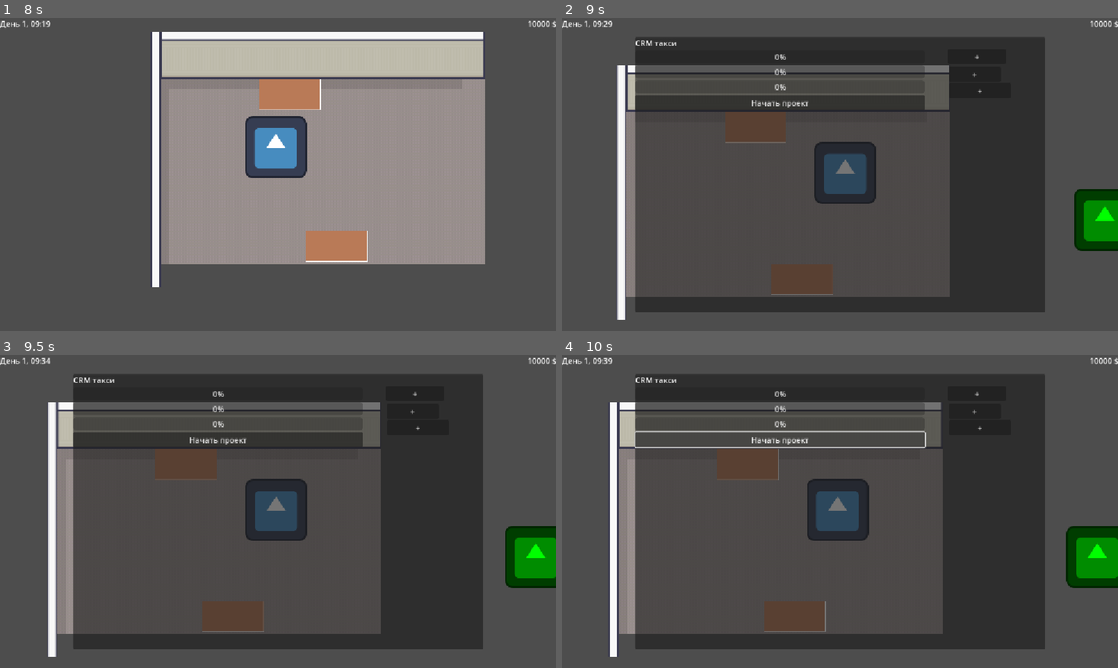
Above: before the commit, frames 1-4 (two rows, left to right).
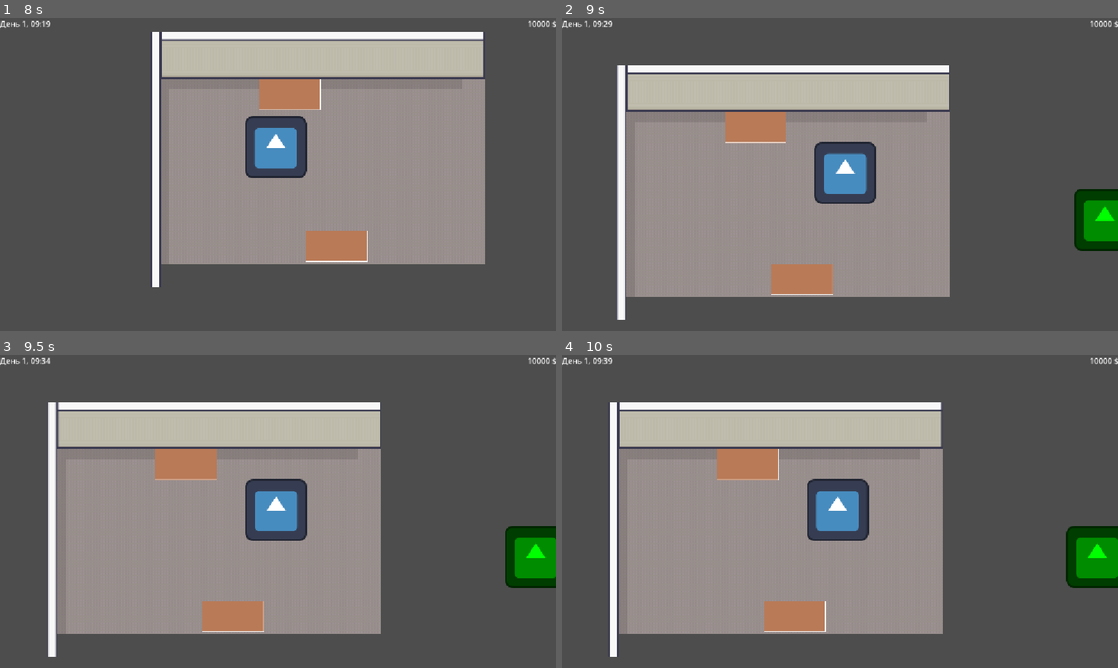
Above: after the commit, the same moments.

Repository: Escapismo69/project-manager-sim
Game: Godot game, scene res://Scenes/office.tscn
The game is run twice, just before and just after one commit, with the same random seed, the same clock (stepped at 60 frames per second) and the same inputs. This scene is started directly instead of the project's main scene. The engine's default icon, where the game draws it, is replaced by a stand-in: a white triangle on a blue panel in a dark square.
Inputs (mouse positions are in pixels of both pictures, inside the frame that each line leads up to):
- Up to frame 1 (8 s): tap Enter at 0.5 s; hold Right (ui_right) 0.53-1.28 s; tap E (interact) at 0.6, 1.35, 2.1, 2.85, 3.6, 4.35, 5.85, 6.6, 7.35 s; hold Down (ui_down) 1.28-2.03 s; hold Right (ui_right) 2.03-2.78 s; hold Up (ui_up) 2.78-3.53 s; hold Left (ui_left) 3.53-5 s; click "CRM такси BA: 307 Dev: 1012 Q…" at 5 s; tap Space at 5.75 s; hold Down (ui_down) 5.78-6.53 s; hold Right (ui_right) 6.53-7.28 s; hold Up (ui_up) from 7.28 s (still down)
- Up to frame 2 (9 s): release Up (ui_up) at 8.03 s; hold Right (ui_right) 8.03-8.75 s; tap E (interact) at 8.1 s; click (1034, 46) at 8.75 s, where only the run after the commit has a clickable "X"
- Up to frame 3 (9.5 s): no input
- Up to frame 4 (10 s): click (778, 439) at 9.5 s, where only the run before the commit has a clickable "Начать проект"

Frame 1 is identical in both runs. In frame 2, 64% of the frame differs, in the area x 13-87%, y 6-94%; in frame 3, 64%; in frame 4, 64%.

Commit message:
Economics
Paying day salaries to employees
receiving money for project
close button on project window

Diff:
--- a/Scenes/project_window.tscn
+++ b/Scenes/project_window.tscn
@@ -1,6 +1,8 @@
-[gd_scene load_steps=2 format=3 uid="uid://ciautqikan3tu"]
+[gd_scene load_steps=3 format=3 uid="uid://ciautqikan3tu"]
 
 [ext_resource type="Script" uid="uid://b4yem1oeoncra" path="res://Scripts/project_window.gd" id="1_td4cr"]
+
+[sub_resource type="StyleBoxLine" id="StyleBoxLine_td4cr"]
 
 [node name="ProjectWindow" type="Control"]
 layout_mode = 3
@@ -79,6 +81,16 @@
 offset_bottom = 91.5
 text = "+"
 
+[node name="CloseButton" type="Button" parent="Panel"]
+layout_mode = 0
+offset_left = 811.5
+offset_top = 3.5
+offset_right = 844.5
+offset_bottom = 38.0
+theme_override_colors/icon_hover_color = Color(1, 0.078431375, 0.05490196, 1)
+theme_override_styles/normal = SubResource("StyleBoxLine_td4cr")
+text = "X"
+
 [connection signal="pressed" from="Panel/VBoxContainer/StartButton" to="." method="_on_start_button_pressed"]
 [connection signal="pressed" from="Panel/AssignQA_Btn" to="." method="_on_assign_qa_btn_pressed"]
 [connection signal="pressed" from="Panel/AssignBA_Btn" to="." method="_on_assign_ba_btn_pressed"]
--- a/Scripts/game_state.gd
+++ b/Scripts/game_state.gd
@@ -3,5 +3,37 @@
 # Стартовый капитал
 var company_balance: int = 10000
 
-# Сигнал: "Эй, интерфейс, деньги изменились!"
+# Сигнал изменения денег
 signal balance_changed(new_amount)
+
+# Функция изменения баланса
+func change_balance(amount: int):
+	company_balance += amount
+	emit_signal("balance_changed", company_balance)
+	print("Баланс изменен: ", amount, ". Текущий: ", company_balance)
+
+	if company_balance < 0:
+		print("!!! КАССОВЫЙ РАЗРЫВ !!!")
+
+# --- НОВОЕ: ФУНКЦИЯ ВЫПЛАТЫ ЗАРПЛАТ ---
+func pay_daily_salaries():
+	print("\n--- КОНЕЦ ДНЯ. ВЫПЛАТА ЗАРПЛАТ ---")
+	var total_daily_cost = 0
+
+	# 1. Ищем всех, кто находится в группе "npc"
+	var employees = get_tree().get_nodes_in_group("npc")
+
+	# 2. Считаем, сколько кому платить
+	for worker in employees:
+		# Проверяем, есть ли у этого объекта данные сотрудника
+		if "data" in worker and worker.data is EmployeeData:
+			var salary = worker.data.daily_salary
+			total_daily_cost += salary
+			print("Сотрудник ", worker.data.employee_name, " получил: ", salary, "$")
+
+	# 3. Вычитаем общую сумму
+	if total_daily_cost > 0:
+		change_balance(-total_daily_cost)
+		print("Всего выплачено за день: ", total_daily_cost, "$")
+	else:
+		print("Некому платить зарплату. Бюджет цел.")
--- a/Scripts/game_time.gd
+++ b/Scripts/game_time.gd
@@ -21,6 +21,7 @@
 	# Прибавляем реальное время к аккумулятору
 	time_accumulator += delta * MINUTES_PER_REAL_SECOND
 
+
 	# Если накопала целая минута
 	if time_accumulator >= 1.0:
 		minute += 1
@@ -35,6 +36,7 @@
 				hour = 0
 				day += 1
 				emit_signal("day_started", day)
+				GameState.pay_daily_salaries()
 
 		# Сообщаем всем, сколько сейчас времени
 		emit_signal("time_tick", hour, minute)
--- a/Scripts/project_window.gd
+++ b/Scripts/project_window.gd
@@ -18,6 +18,8 @@
 @onready var assign_ba_btn = $Panel/AssignBA_Btn
 @onready var assign_dev_btn = $Panel/AssignDev_Btn
 @onready var assign_qa_btn = $Panel/AssignQA_Btn
+
+@onready var close_btn = $Panel/CloseButton
 
 # --- НАСТРОЙКА (ВЫЗЫВАЕТСЯ ИЗ СТОЛА) ---
 # Обрати внимание: теперь тут два аргумента
@@ -44,6 +46,12 @@
 
 	# Обновляем текст на кнопках (вдруг там уже кто-то назначен)
 	update_buttons()
+
+
+
+func _ready():
+	# Подключаем нажатие кнопки к функции закрытия
+	close_btn.pressed.connect(_on_close_button_pressed)
 
 # --- ВИЗУАЛ ---
 func _process(delta):
@@ -136,6 +144,11 @@
 					project.current_stage = project.Stage.FINISHED
 					is_running = false
 					print("ПРОЕКТ ГОТОВ!")
+					GameState.change_balance(project.budget)
 			else:
 				print("Ждем назначения тестировщика...")
 				is_running = false
+
+func _on_close_button_pressed():
+	visible = false # Просто прячем окно
+	# is_running = false # (Опционально) Если хочешь, чтобы работа вставала на паузу, когда окно закрыто. Если не раскомментируешь — работа пойдет в фоне.
